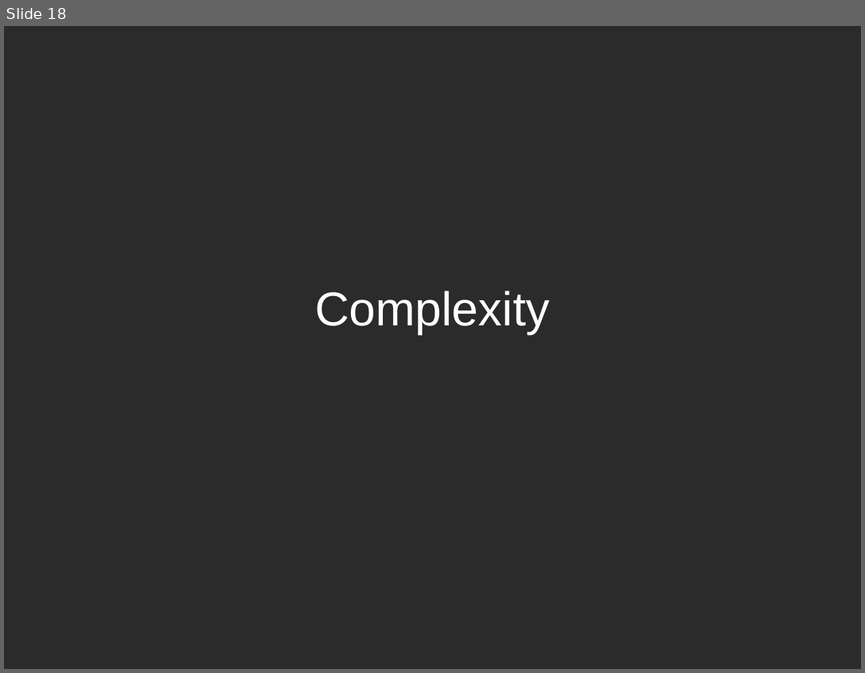
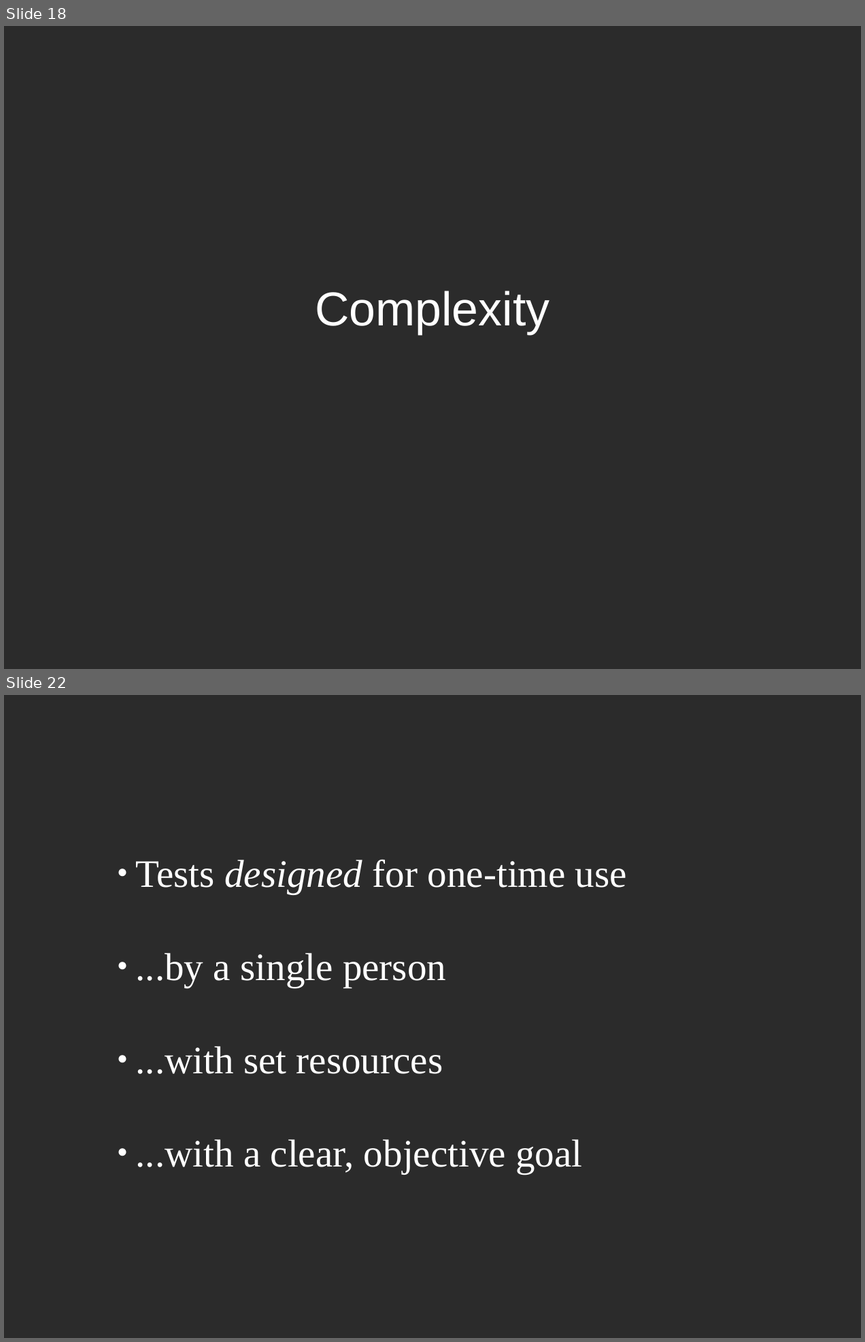
Before and after one commit to joshmgrant/blog-entries, a slide deck: smartbear/presentation.odp. Shown one above the other, each under a label of ours: slide 18 before the commit, slides 18 and 22 after it; the slides between them are not shown. The pictures are 865x673 and 865x1342 pixels, drawn with LibreOffice and Linux fonts; fonts in the diff are those of the drawing; background and template pictures are left out; a plain dark background stands for a picture behind light text. Boxes give left, top, right and bottom in pixels: in the first picture for what was removed or moved away, otherwise in the second. Text is boxed around its words. In the diff, an @@ line names an element or a change of style, - is before the commit and + after.

```diff
--- a/smartbear/presentation.odp
+++ b/smartbear/presentation.odp
@@ slide 22 added at [4, 695, 861, 1338], background picture (left out) @@
@@ subtitle added at [135, 859, 627, 1174], 36 pt, text #FFFFFF @@
+    ● Tests designed for one-time use
+    ● ...by a single person
+    ● ...with set resources
+    ● ...with a clear, objective goal
```
Also in this commit, not shown: 26 other slides added.
